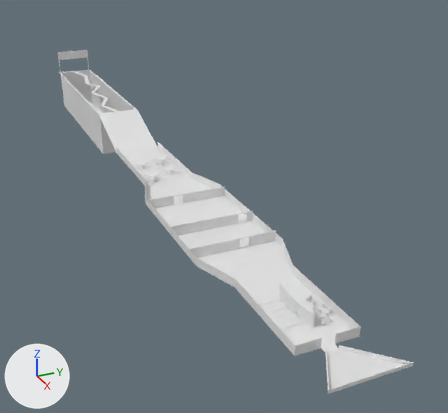
What one commit did to the Blender file My project/Assets/HTI_game_project_assets.blend.
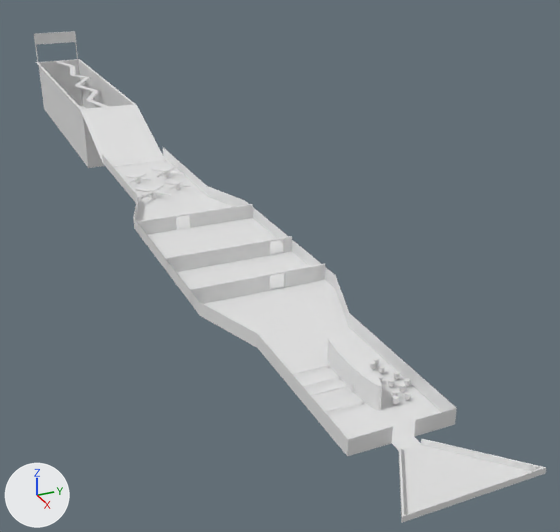
Old and new are each drawn whole from a camera (50 mm lens) standing at (122.2, -75.7, 96.2) and looking at (-100.0, 24.3, -14.9) and again close up from a camera (50 mm lens) standing at (97.4, -56.6, 73.0) and looking at (-52.2, 10.7, -1.8). Every picture has the same lights, and +X, +Y and +Z are marked at lower left.

The older version as bpy lines, for what is in view:
```python
me_cylinder_015 = bpy.data.meshes.new('Cylinder.015')
me_cylinder_015.from_pydata(...)  # a 32-sided cylinder along z spanning x -9.0..9.0, y -1.4..1.4, z -2.3..2.3
me_plane_002 = bpy.data.meshes.new('Plane.002')
me_plane_002.from_pydata(...)  # 52 vertices, 52 faces; spans x 0.0..0.5, y -15.4..14.9, z -1.0..2.7
me_plane_003 = bpy.data.meshes.new('Plane.003')
me_plane_003.from_pydata(...)  # 52 vertices, 52 faces; spans x 0.0..0.5, y -15.4..14.9, z -1.0..2.7
me_plane_004 = bpy.data.meshes.new('Plane.004')
me_plane_004.from_pydata(...)  # 52 vertices, 52 faces; spans x 0.0..0.5, y -15.4..14.9, z -1.0..2.7
ob_plane = bpy.data.objects.new('Plane', me_plane_002)
ob_plane.location = (-38.5, 0.2, 1.0)
ob_plane_001 = bpy.data.objects.new('Plane.001', me_plane_003)
ob_plane_001.location = (-55.5, 0.2, 1.0)
ob_plane_002 = bpy.data.objects.new('Plane.002', me_plane_004)
ob_plane_002.location = (-79.7, 0.2, 1.0)
ob_separator = bpy.data.objects.new('Separator', me_cylinder_015)
ob_separator.location = (0.1, 0.8, 2.3)
# also in view: 'First level matrix' at (-121.4, 0.0, -0.2)
```
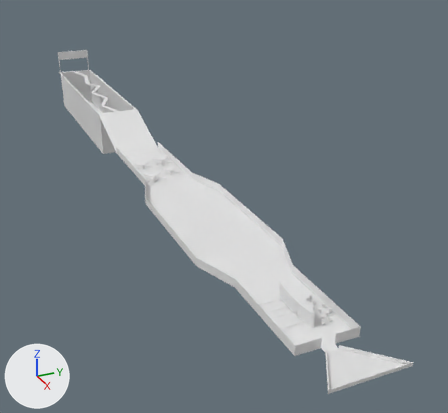
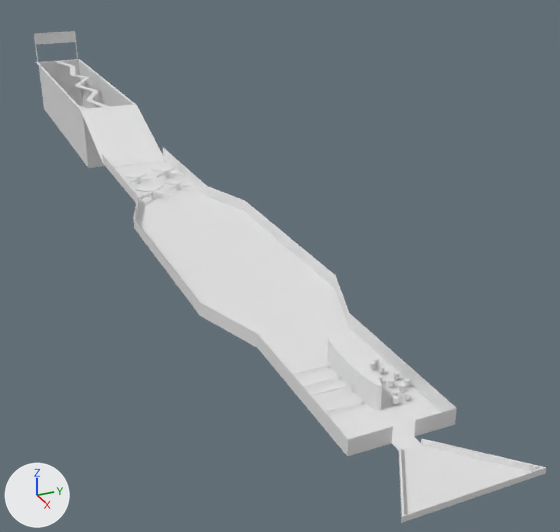
Where the change shows, as pixel boxes (x1, y1, x2, y2) in the close-ups (560 x 532 px):
'Plane', deleted: before (191, 263, 325, 306)
'Plane.001', deleted: before (167, 236, 292, 272)
'Plane.002', deleted: before (138, 204, 253, 236)

The change, as a list of edits to the scene's bpy script:
```text
Remove ob_plane:
    ob_plane = bpy.data.objects.new('Plane', me_plane_002)
    ob_plane.location = (-38.5, 0.2, 1.0)
Remove ob_plane_001:
    ob_plane_001 = bpy.data.objects.new('Plane.001', me_plane_003)
    ob_plane_001.location = (-55.5, 0.2, 1.0)
Remove ob_plane_002:
    ob_plane_002 = bpy.data.objects.new('Plane.002', me_plane_004)
    ob_plane_002.location = (-79.7, 0.2, 1.0)
```
